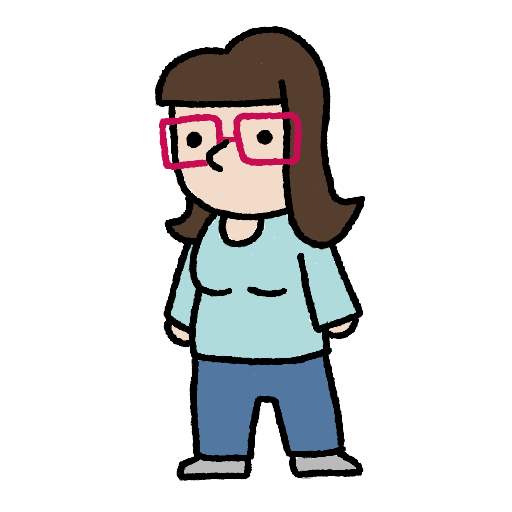
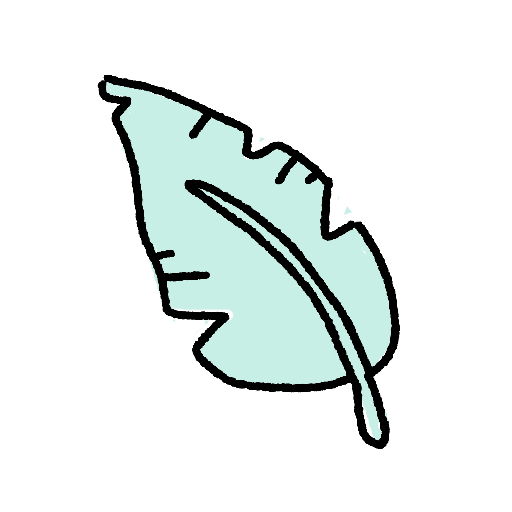
Before/after of a 512px x 512px layered artwork. What changed in the layer stack:
added layer "Layer 15" above "Layer 14" over [97, 74, 400, 449]
added layer "Layer 14" above "Group 1" over [101, 77, 394, 442]
moved "Layer 6" into group "me" over [159, 112, 302, 171]
moved "Layer 5" into group "me" over [155, 26, 365, 481]
moved "Layer 8" into group "me" over [169, 214, 358, 480]
moved "Layer 7" into group "me" over [159, 30, 359, 344]
